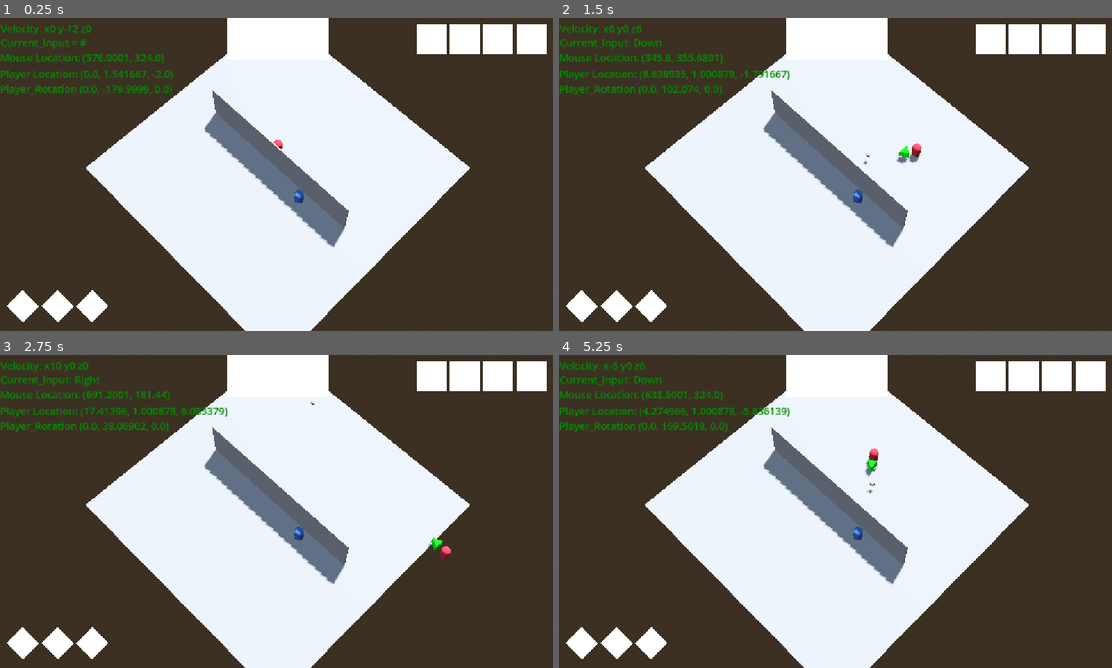
Above: before the commit, frames 1-4 (two rows, left to right).
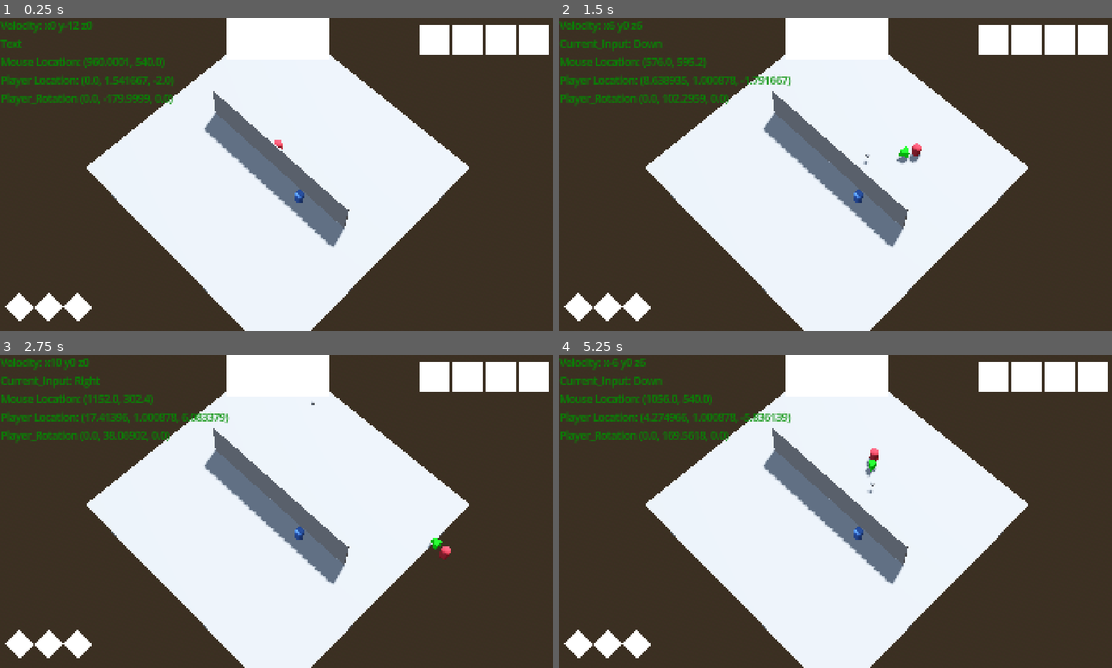
Above: after the commit, the same moments.

Repository: MichaelHayesMC/Term_3_Godot_GameName
Game: Godot game, scene res://scenes/arena.tscn
Two runs of this game, one before a commit and one after it. Both use one fixed random seed, a clock stepped at 60 frames per second and the inputs below.
Inputs (mouse positions are in pixels of both pictures, inside the frame that each line leads up to):
- Up to frame 1 (0.25 s): no input
- Up to frame 2 (1.5 s): move the mouse to (957, 158) at 0.52 s; hold D (move_right) 0.53-1.28 s; click (957, 158) at 0.6 s; tap Space (jump) at 0.77 s; move the mouse to (724, 190) at 1.27 s; hold S (move_down) from 1.28 s (still down); click (724, 190) at 1.35 s
- Up to frame 3 (2.75 s): tap Space (jump) at 1.52 s; move the mouse to (331, 442) at 2.02 s; release S (move_down) at 2.03 s; hold D (move_right) from 2.03 s (still down); click (331, 442) at 2.1 s
- Up to frame 4 (5.25 s): move the mouse to (807, 574) at 2.77 s; release D (move_right) at 2.78 s; hold W (move_up) 2.78-3.53 s; click (807, 574) at 2.85 s; tap Space (jump) at 3.02, 3.77, 4.52 s; move the mouse to (1001, 558) at 3.52 s; hold A (move_left) 3.53-5.03 s; click (1001, 558) at 3.6 s; move the mouse to (669, 464) at 4.27 s; click (669, 464) at 4.35 s; move the mouse to (863, 511) at 5.02 s; hold S (move_down) from 5.03 s (still down); click (863, 511) at 5.1 s

The runs differ from the first frame. In frame 1, 4.4% of the frame differs, in the area x 0-100%, y 0-100%; in frame 2, 4.7%; in frame 3, 4.8%; in frame 4, 4.8%.

Commit message:
GUI reorganisation
Couple Tweaks for GUI HUD

Diff:
--- a/new-game-project/project.godot
+++ b/new-game-project/project.godot
@@ -17,7 +17,14 @@
 
 [display]
 
+window/size/viewport_width=1920
+window/size/viewport_height=1080
 window/stretch/mode="canvas_items"
+window/vsync/vsync_mode=0
+
+[gui]
+
+theme/default_font_multichannel_signed_distance_field=true
 
 [input]
 
--- a/new-game-project/scenes/arena.tscn
+++ b/new-game-project/scenes/arena.tscn
@@ -22,14 +22,14 @@
 
 [sub_resource type="BoxMesh" id="BoxMesh_4xowi"]
 
-[sub_resource type="LabelSettings" id="LabelSettings_tyffc"]
-font_size = 21
-font_color = Color(0, 0.5568628, 0, 1)
-
 [sub_resource type="BoxShape3D" id="BoxShape3D_olpmc"]
 size = Vector3(19.939697, 4.947754, 0.10058594)
 
 [sub_resource type="BoxMesh" id="BoxMesh_olpmc"]
+
+[sub_resource type="LabelSettings" id="LabelSettings_tyffc"]
+font_size = 35
+font_color = Color(0, 0.5568628, 0, 1)
 
 [node name="Game" type="Node3D" unique_id=1025241619]
 
@@ -70,25 +70,18 @@
 transform = Transform3D(1, 0, 0, 0, 1, 0, 0, 0, 1, 2.2585626, 1, 3.8999844)
 camera_3d = NodePath("../Camera_Anchor/Camera3D")
 
-[node name="ColorRect4" type="ColorRect" parent="." unique_id=1442981254]
-anchors_preset = -1
-anchor_left = 0.8098958
-anchor_top = 0.018518519
-anchor_right = 0.8637153
-anchor_bottom = 0.11419753
-grow_horizontal = 0
-metadata/_edit_use_anchors_ = true
-
-[node name="ColorRect7" type="ColorRect" parent="." unique_id=1231619401]
-anchors_preset = -1
-anchor_left = 0.75
-anchor_top = 0.018518519
-anchor_right = 0.8038194
-anchor_bottom = 0.11419753
-grow_horizontal = 0
-metadata/_edit_use_anchors_ = true
-
-[node name="ColorRect11" type="ColorRect" parent="." unique_id=377520041]
+[node name="Wall" type="StaticBody3D" parent="." unique_id=143633500]
+transform = Transform3D(1, 0, 0, 0, 1, 0, 0, 0, 1, 0, 3.3008049, 0)
+
+[node name="CollisionShape3D" type="CollisionShape3D" parent="Wall" unique_id=832291247]
+transform = Transform3D(0.70710677, 0, -0.70710677, 0, 1, 0, 0.70710677, 0, 0.70710677, 0, -0.8664551, 0)
+shape = SubResource("BoxShape3D_olpmc")
+
+[node name="MeshInstance3D" type="MeshInstance3D" parent="Wall" unique_id=553369499]
+transform = Transform3D(14.107967, 0, -0.110436626, 0, 4.9, 0, 14.107967, 0, 0.110436626, 0, -0.8562918, 0)
+mesh = SubResource("BoxMesh_olpmc")
+
+[node name="Timer_HUD" type="ColorRect" parent="." unique_id=377520041]
 anchors_preset = -1
 anchor_left = 0.4079861
 anchor_right = 0.5920139
@@ -96,125 +89,113 @@
 grow_horizontal = 2
 metadata/_edit_use_anchors_ = true
 
-[node name="ColorRect8" type="ColorRect" parent="." unique_id=1391913386]
-anchors_preset = -1
-anchor_left = 0.026
-anchor_top = 0.89400005
-anchor_right = 0.055000003
-anchor_bottom = 0.94600004
-offset_left = 17.047977
-offset_top = -16.74524
-offset_right = 31.384907
-offset_bottom = -2.696289
+[node name="HBoxContainer" type="HBoxContainer" parent="." unique_id=520585844]
+anchors_preset = 1
+anchor_left = 1.0
+anchor_right = 1.0
+offset_left = -469.0
+offset_top = 24.0
+offset_right = -24.0
+offset_bottom = 124.0
+grow_horizontal = 0
+theme_override_constants/separation = 15
+
+[node name="Player_1_Pfp" type="ColorRect" parent="HBoxContainer" unique_id=334155577]
+layout_mode = 2
+size_flags_horizontal = 3
+
+[node name="Player_2_Pfp" type="ColorRect" parent="HBoxContainer" unique_id=1744926765]
+layout_mode = 2
+size_flags_horizontal = 3
+
+[node name="Player_3_Pfp" type="ColorRect" parent="HBoxContainer" unique_id=1869327985]
+layout_mode = 2
+size_flags_horizontal = 3
+
+[node name="Player_4_Pfp" type="ColorRect" parent="HBoxContainer" unique_id=758924291]
+layout_mode = 2
+size_flags_horizontal = 3
+
+[node name="Modifier_1_HUD" type="ColorRect" parent="." unique_id=1391913386]
+anchors_preset = -1
+anchor_left = 0.022000002
+anchor_top = 0.901
+anchor_right = 0.048
+anchor_bottom = 0.947
+offset_left = 24.727978
+offset_top = -24.305176
+offset_right = 44.824905
+offset_bottom = -3.776245
 grow_vertical = 0
 rotation = 0.7853982
 metadata/_edit_use_anchors_ = true
 
-[node name="ColorRect9" type="ColorRect" parent="." unique_id=1326412061]
-anchors_preset = -1
-anchor_left = 0.09
-anchor_top = 0.89500004
-anchor_right = 0.119
+[node name="Modifier_2_HUD" type="ColorRect" parent="." unique_id=1326412061]
+anchors_preset = -1
+anchor_left = 0.075
+anchor_top = 0.901
+anchor_right = 0.1
 anchor_bottom = 0.947
-offset_left = 16.319977
-offset_top = -16.960022
-offset_right = 30.656937
-offset_bottom = -2.9110718
+offset_left = 24.119995
+offset_top = -24.440002
+offset_right = 46.136963
+offset_bottom = -3.9110718
 grow_vertical = 0
 rotation = 0.7853982
 metadata/_edit_use_anchors_ = true
 
-[node name="ColorRect10" type="ColorRect" parent="." unique_id=1890536444]
-anchors_preset = -1
-anchor_left = 0.15100001
-anchor_top = 0.89500004
-anchor_right = 0.18
+[node name="Modifier_3_HUD" type="ColorRect" parent="." unique_id=1890536444]
+anchors_preset = -1
+anchor_left = 0.127
+anchor_top = 0.901
+anchor_right = 0.15300001
 anchor_bottom = 0.947
-offset_left = 17.047989
-offset_top = -16.960022
-offset_right = 31.384918
-offset_bottom = -2.9110718
+offset_left = 25.128006
+offset_top = -24.439941
+offset_right = 45.224915
+offset_bottom = -3.9110107
 grow_vertical = 0
 rotation = 0.7853982
 metadata/_edit_use_anchors_ = true
 
-[node name="ColorRect5" type="ColorRect" parent="." unique_id=733918545]
-anchors_preset = -1
-anchor_left = 0.8689236
-anchor_top = 0.018518519
-anchor_right = 0.9227431
-anchor_bottom = 0.11419753
-grow_horizontal = 0
-metadata/_edit_use_anchors_ = true
-
-[node name="ColorRect6" type="ColorRect" parent="." unique_id=1598102788]
-anchors_preset = -1
-anchor_left = 0.9296875
-anchor_top = 0.018518519
-anchor_right = 0.9835069
-anchor_bottom = 0.11419753
-grow_horizontal = 0
-metadata/_edit_use_anchors_ = true
-
-[node name="Velocity_preview" type="Label" parent="." unique_id=415163890]
-anchors_preset = -1
-anchor_left = 0.00086805556
-anchor_top = 0.010802469
-anchor_right = 0.13194445
-anchor_bottom = 0.06481481
-size_flags_horizontal = 0
-text = "Velocity = #"
-label_settings = SubResource("LabelSettings_tyffc")
-metadata/_edit_use_anchors_ = true
-
-[node name="Current_preview" type="Label" parent="." unique_id=1266529607]
-anchors_preset = -1
-anchor_left = 0.00086805556
-anchor_top = 0.055555556
-anchor_right = 0.19097222
-anchor_bottom = 0.1095679
-size_flags_horizontal = 0
-text = "Current_Input = #"
-label_settings = SubResource("LabelSettings_tyffc")
-metadata/_edit_use_anchors_ = true
-
-[node name="Mouse_loc" type="Label" parent="." unique_id=1079711593]
-anchors_preset = -1
-anchor_top = 0.10339506
-anchor_right = 0.19618055
-anchor_bottom = 0.1574074
-size_flags_horizontal = 0
-text = "Previous_Input = #"
-label_settings = SubResource("LabelSettings_tyffc")
-metadata/_edit_use_anchors_ = true
-
-[node name="Player_direction" type="Label" parent="." unique_id=1565483740]
-anchors_preset = -1
-anchor_top = 0.1558642
-anchor_right = 0.19965278
-anchor_bottom = 0.20987654
-size_flags_horizontal = 0
-text = "Previous_Input = #"
-label_settings = SubResource("LabelSettings_tyffc")
-metadata/_edit_use_anchors_ = true
-
-[node name="Player_rotation" type="Label" parent="." unique_id=1816384639]
-anchors_preset = -1
-anchor_top = 0.2037037
-anchor_right = 0.2048611
-anchor_bottom = 0.25771606
-size_flags_horizontal = 0
-text = "Previous_Input = #"
-label_settings = SubResource("LabelSettings_tyffc")
-metadata/_edit_use_anchors_ = true
-
-[node name="Wall" type="StaticBody3D" parent="." unique_id=143633500]
-transform = Transform3D(1, 0, 0, 0, 1, 0, 0, 0, 1, 0, 3.3008049, 0)
-
-[node name="CollisionShape3D" type="CollisionShape3D" parent="Wall" unique_id=832291247]
-transform = Transform3D(0.70710677, 0, -0.70710677, 0, 1, 0, 0.70710677, 0, 0.70710677, 0, -0.8664551, 0)
-shape = SubResource("BoxShape3D_olpmc")
-
-[node name="MeshInstance3D" type="MeshInstance3D" parent="Wall" unique_id=553369499]
-transform = Transform3D(14.107967, 0, -0.110436626, 0, 4.9, 0, 14.107967, 0, 0.110436626, 0, -0.8562918, 0)
-mesh = SubResource("BoxMesh_olpmc")
+[node name="VBoxContainer" type="VBoxContainer" parent="." unique_id=1497523911]
+offset_left = 1.6666666
+offset_top = 2.666667
+offset_right = 272.0
+offset_bottom = 280.0
+theme_override_constants/separation = 15
+
+[node name="Velocity_preview" type="Label" parent="VBoxContainer" unique_id=415163890]
+layout_mode = 2
+size_flags_horizontal = 0
+text = "Text"
+label_settings = SubResource("LabelSettings_tyffc")
+metadata/_edit_use_anchors_ = true
+
+[node name="Current_preview" type="Label" parent="VBoxContainer" unique_id=1266529607]
+layout_mode = 2
+size_flags_horizontal = 0
+text = "Text"
+label_settings = SubResource("LabelSettings_tyffc")
+metadata/_edit_use_anchors_ = true
+
+[node name="Mouse_loc" type="Label" parent="VBoxContainer" unique_id=1079711593]
+layout_mode = 2
+size_flags_horizontal = 0
+text = "Text"
+label_settings = SubResource("LabelSettings_tyffc")
+metadata/_edit_use_anchors_ = true
+
+[node name="Player_direction" type="Label" parent="VBoxContainer" unique_id=1565483740]
+layout_mode = 2
+size_flags_horizontal = 0
+text = "Text"
+label_settings = SubResource("LabelSettings_tyffc")
+metadata/_edit_use_anchors_ = true
+
+[node name="Player_rotation" type="Label" parent="VBoxContainer" unique_id=1816384639]
+layout_mode = 2
+size_flags_horizontal = 0
+text = "Text"
+label_settings = SubResource("LabelSettings_tyffc")
+metadata/_edit_use_anchors_ = true
--- a/new-game-project/scripts/character_body_3d.gd
+++ b/new-game-project/scripts/character_body_3d.gd
@@ -1,10 +1,11 @@
 extends CharacterBody3D
 
-@onready var current_preview: Label = $"../Current_preview"
-@onready var velocity_preview: Label = $"../Velocity_preview"
-@onready var mouse_loc: Label = $"../Mouse_loc"
-@onready var player_direction: Label = $"../Player_direction"
-@onready var player_rotation: Label = $"../Player_rotation"
+@onready var velocity_preview: Label = $"../VBoxContainer/Velocity_preview"
+@onready var current_preview: Label = $"../VBoxContainer/Current_preview"
+@onready var mouse_loc: Label = $"../VBoxContainer/Mouse_loc"
+@onready var player_direction: Label = $"../VBoxContainer/Player_direction"
+@onready var player_rotation: Label = $"../VBoxContainer/Player_rotation"
+
 @export var camera_3d: Camera3D
 
 @export var Bullet : PackedScene
